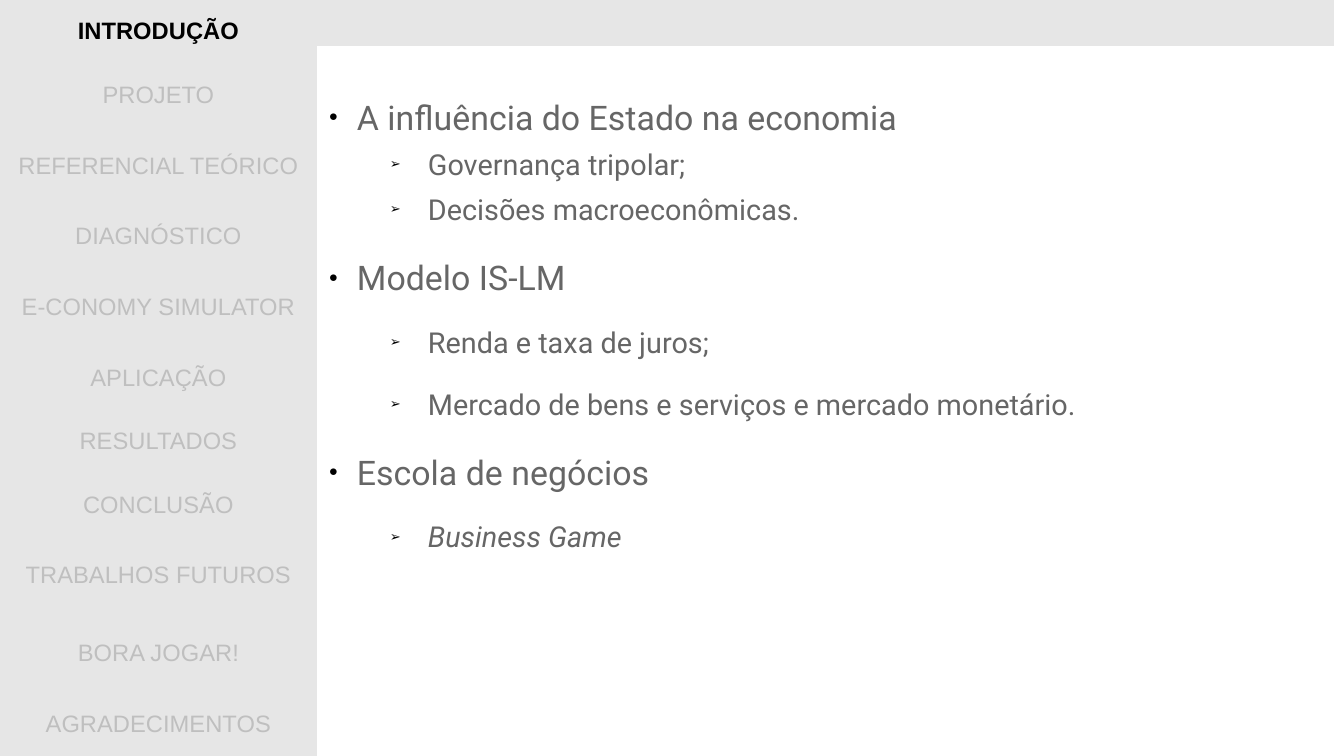
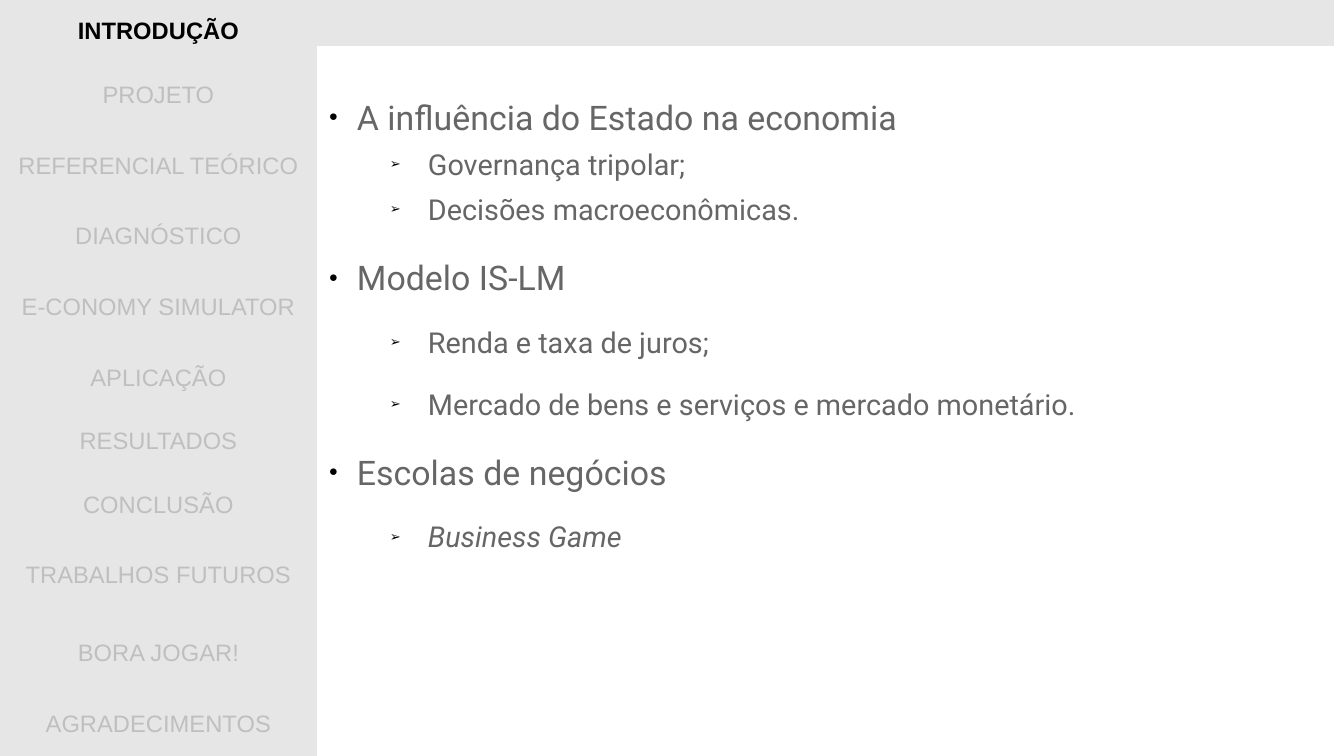
Before and after one commit to gwathsule/e-conomy-simulator, a slide deck: slide 2 of documentacao/apresentacao_tcc.ppt. Drawn at 1344x756 pixels with LibreOffice and Linux fonts; fonts in the diff are those of the drawing; background and template pictures are left out. Boxes give left, top, right and bottom in pixels: in the first picture for what was removed or moved away, otherwise in the second. Text is boxed around its words. In the diff, an @@ line names an element or a change of style, - is before the commit and + after.

```diff
--- a/documentacao/apresentacao_tcc.ppt
+++ b/documentacao/apresentacao_tcc.ppt
@@ text at (x1=357, y1=459, x2=667, y2=492): text changed @@
-● Escola de negócios
+● Escolas de negócios
```
Also in this commit, not shown: 3 other slides changed.
